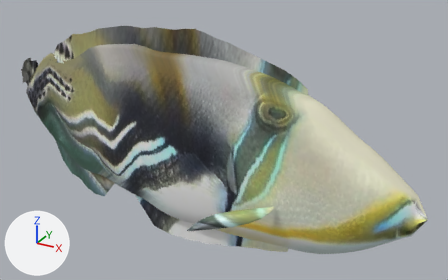
A saved change to the glTF model public/aqua/models/fish/juv_picasso_triggerfish.glb.
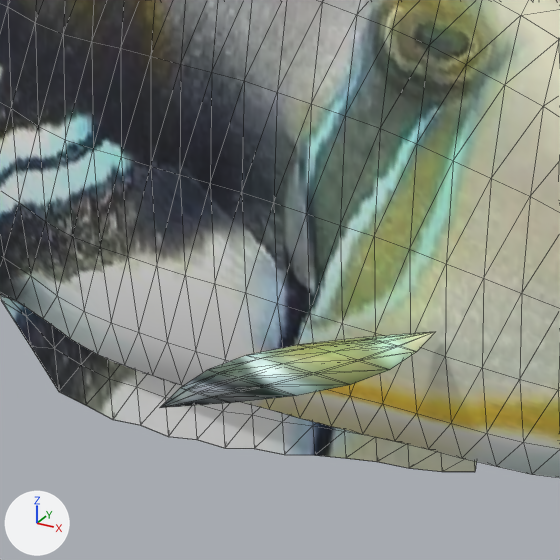
Old and new are each drawn whole from a 50 mm camera at (6882.987, -2.105, -5.693) aimed at (6881.793, 0.066, -6.778) and again close up on the part from 30% to 70% of the width and 36% to 100% of the height. The axes (+X, +Y, +Z) are drawn at lower left. The lights are the same throughout. The older version's two pictures come first. The close-ups show mesh edges as thin lines. Vertices at exactly the same position are counted once.

The first close-up shows 'juv_picasso_triggerfish'.
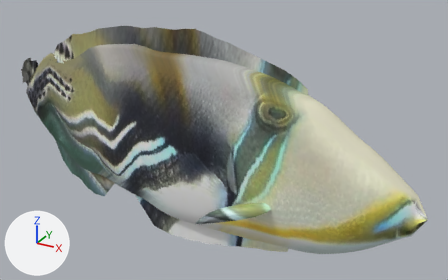
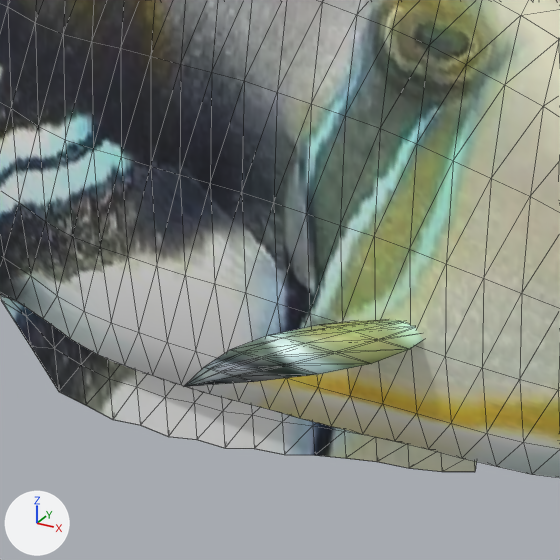
Location of each change, [x1, y1, x2, y2] in pixels of the close-ups (560 x 560 px; the box of a moved part takes in the faces that stretch with it):
part 1 of me_juv_picasso_triggerfish, moved or reshaped: before [160, 332, 436, 408]; after [184, 319, 423, 387]

The change, as a diff of the scene's bpy script:
```diff
--- a/public/aqua/models/fish/juv_picasso_triggerfish.glb.py
+++ b/public/aqua/models/fish/juv_picasso_triggerfish.glb.py
@@ me_juv_picasso_triggerfish @@
 # used by ob_juv_picasso_triggerfish; location = (0.0, 0.0, 0.0)
-me_juv_picasso_triggerfish.from_pydata(...)  # 1084 vertices, 1996 faces; spans x 6880.68..6882.69, y -0.33..0.33, z -7.3..-6.29
+me_juv_picasso_triggerfish.from_pydata(...)  # 1084 vertices, 1996 faces; spans x 6880.68..6882.69, y -0.27..0.27, z -7.3..-6.29
+# me_juv_picasso_triggerfish part 1: the loose piece of 42 vertices spanning x 6881.84..6882.13, y -0.33..-0.13, z -7.01..-6.92 is moved by (0.0, 0.06, 0.0)
+# other edits to the shape of me_juv_picasso_triggerfish do not show in these pictures
 me_juv_picasso_triggerfish.materials.append(mat_painted_pbr_atlas)
```
